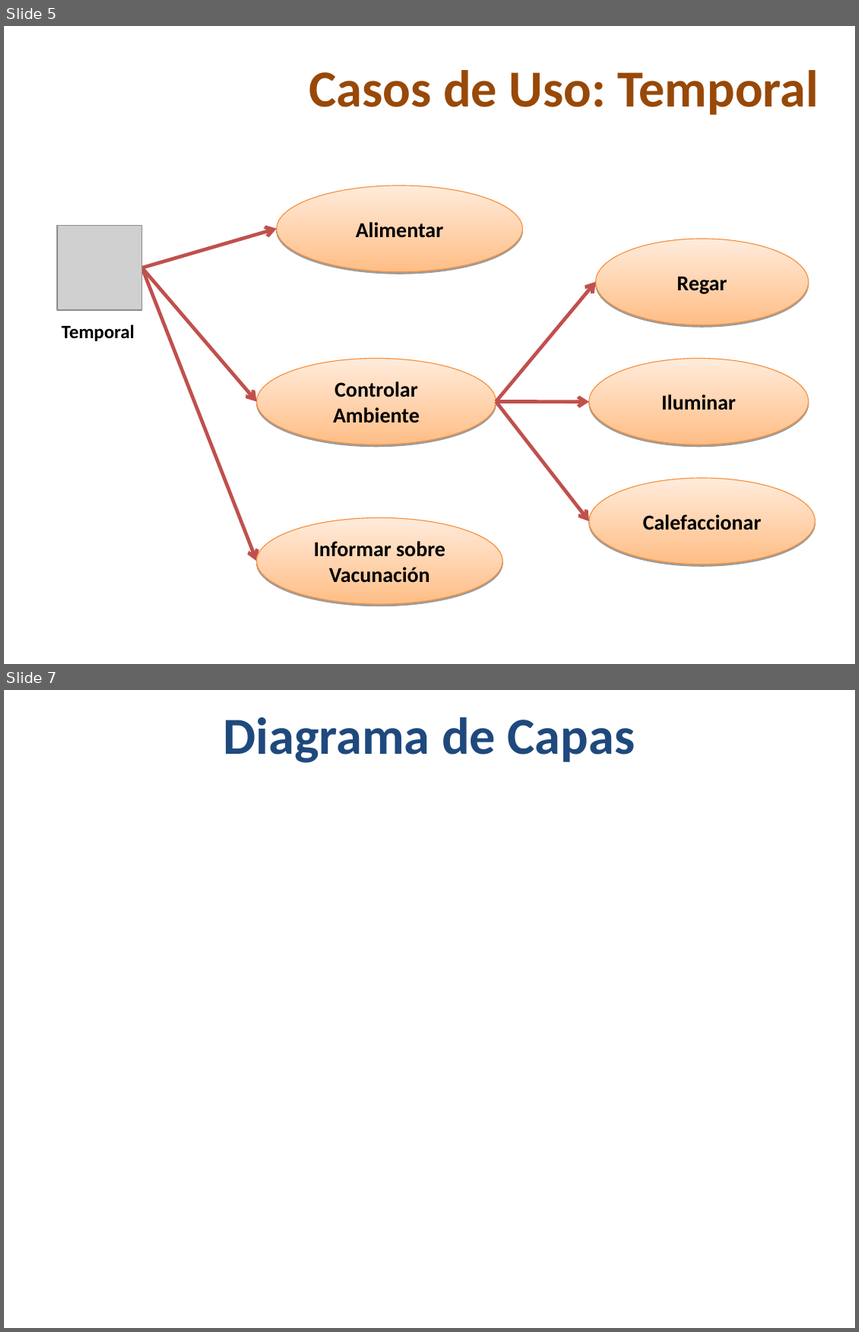
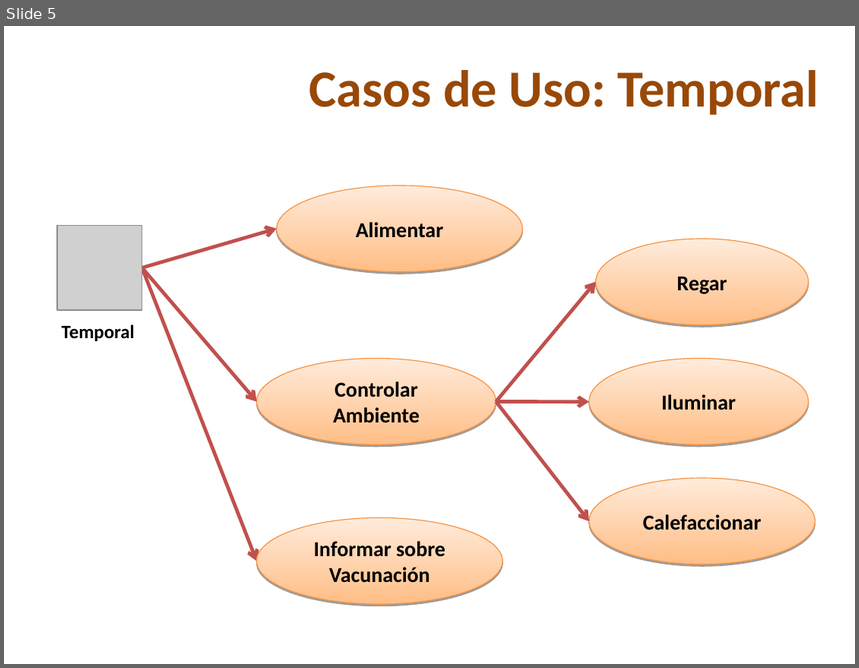
Before and after one commit to skiel85/taller-desarrollo-proyectos-i, a slide deck: Presentaciones/PresentacionDesarrollo.ppt. Shown one above the other, each under a label of ours: slides 5 and 7 before the commit, slide 5 after it; the slides between them are not shown. The pictures are 859x1332 and 859x668 pixels, drawn with LibreOffice and Linux fonts; fonts in the diff are those of the drawing; grey boxes stand for pictures; background and template pictures are left out. Boxes give left, top, right and bottom in pixels: in the first picture for what was removed or moved away, otherwise in the second. Text is boxed around its words. In the diff, an @@ line names an element or a change of style, - is before the commit and + after.

```diff
--- a/Presentaciones/PresentacionDesarrollo.ppt
+++ b/Presentaciones/PresentacionDesarrollo.ppt
@@ slide 7 removed at bbox=[4, 690, 855, 1328], background picture (left out) @@
@@ title removed at bbox=[224, 717, 636, 763] @@
-Diagrama de Capas
```
Also in this commit, not shown: 2 slides changed, 8 slides added, 1 other slide removed.
